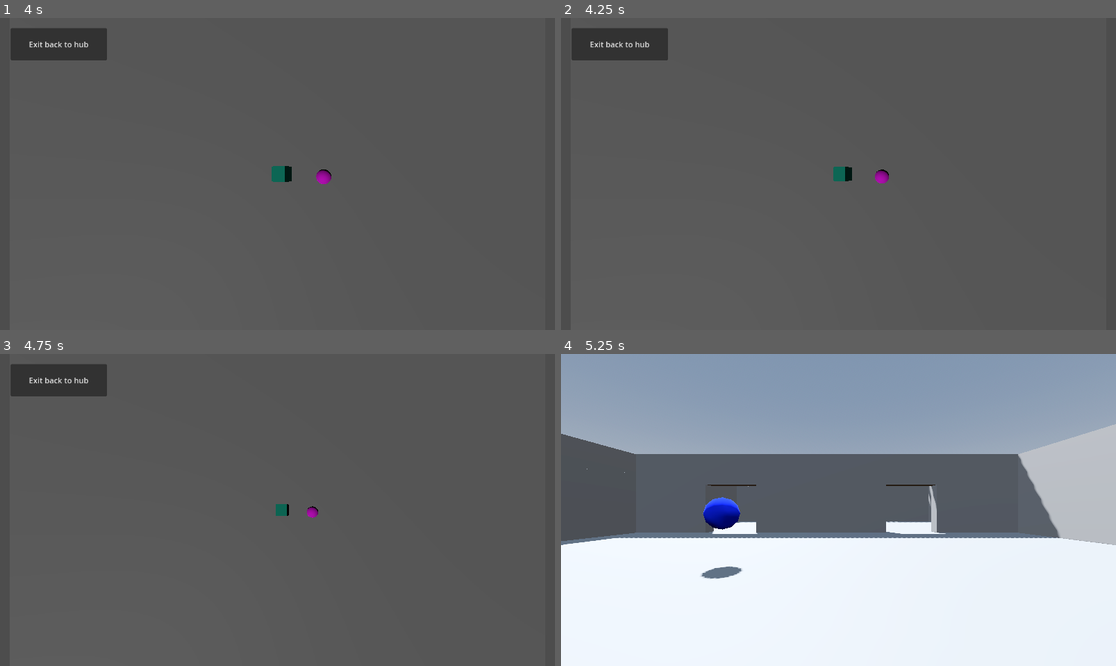
Above: before the commit, frames 1-4 (two rows, left to right).
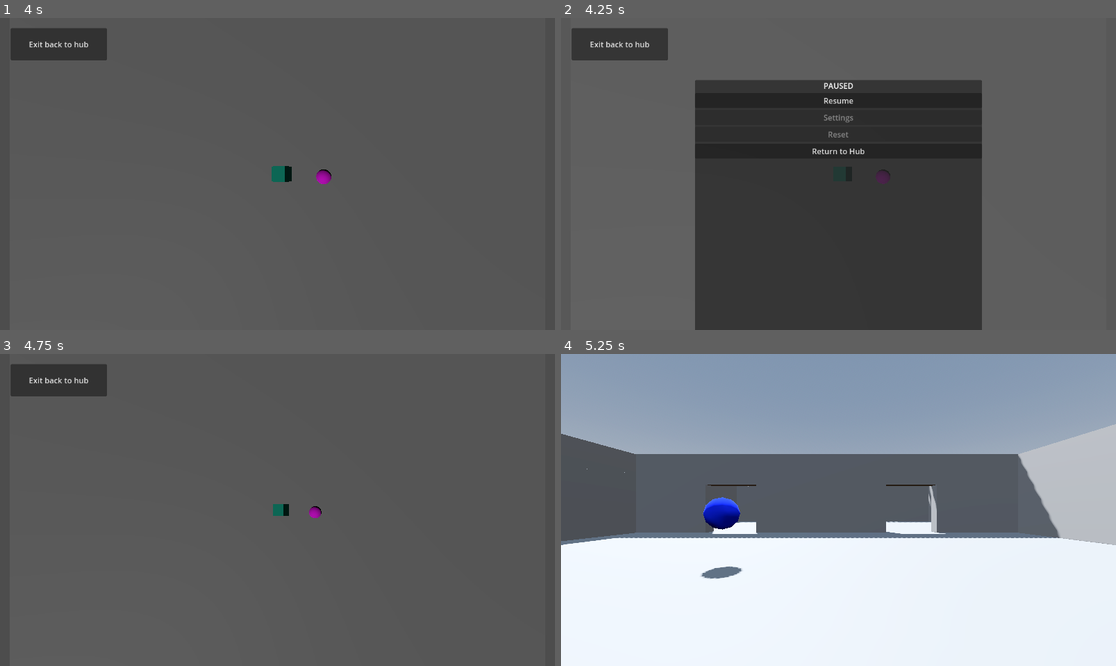
Above: after the commit, the same moments.

Repository: gingeapple182/COMP3000
Game: Godot game, scene res://Scenes/main.tscn
Two runs of this game, one before a commit and one after it. Both use one fixed random seed, a clock stepped at 60 frames per second and the inputs below.
Inputs (mouse positions are in pixels of both pictures, inside the frame that each line leads up to):
- Up to frame 1 (4 s): tap Enter (ui_accept) at 0.5, 0.77, 1.52, 2, 3.02, 3.5, 3.77 s; move the mouse to (399, 158) at 0.52 s; hold Right (ui_right) 0.53-1.28 s; hold L (switch_scene) 0.53-1.28 s; click (399, 158) at 0.67 s; move the mouse to (166, 189) at 1.27 s; hold Down (ui_down) 1.28-2.03 s; tap ` (freefly) at 1.35 s; click (166, 189) at 1.42 s; tap L (switch_scene) at 1.55, 2.3, 3.05 s; move the mouse to (288, 167) at 2.02 s; hold F (interact) 2.03-2.78 s; hold Up (ui_up) from 2.03 s (still down); click (288, 167) at 2.17 s; move the mouse to (249, 236) at 2.77 s; tap Shift (sprint) at 2.85 s; click (249, 236) at 2.92 s; move the mouse to (316, 177) at 3.52 s; hold L (switch_scene) from 3.53 s (still down); click (316, 177) at 3.67 s
- Up to frame 2 (4.25 s): keep holding Up (ui_up); keep holding L (switch_scene); tap Escape (pause, bound only after the commit) at 4.15 s
- Up to frame 3 (4.75 s): release Up (ui_up) at 4.25 s; release L (switch_scene) at 4.25 s; click (277, 435) at 4.25 s, where only the run after the commit has a clickable "Resume"
- Up to frame 4 (5.25 s): move the mouse to (672, 463) at 5.02 s; hold Left (ui_left) from 5.03 s (still down); tap L (switch_scene) at 5.1 s; click (672, 463) at 5.17 s

Frame 1 is identical in both runs. In frame 2, 41% of the frame differs, in the area x 24-76%, y 20-100%; in frame 3, less than 0.1%; in frame 4, nothing differs.

Commit message:
Prototype - Pause menu
Created pause menu
- Instanced in all scenes
- Changes buttons/button text dependant on parent scene
- Pause/resume
- Quit/return to Hub
- Inactive: Settings, Reset

Diff:
--- a/Scenes/PuzzleSceneController.gd
+++ b/Scenes/PuzzleSceneController.gd
@@ -2,7 +2,9 @@
 
 @onready var camera = $Camera3D
 @onready var exit_button = $CanvasLayer/Button
+@onready var pause_menu = $PauseMenu
 
+var is_paused := false
 var grabbed: RigidBody3D = null
 var grab_offset: Vector3 = Vector3.ZERO
 const hover_height := 5.0
@@ -37,6 +39,10 @@
 	if event.is_action_pressed("switch_scene"):
 		Input.set_mouse_mode(Input.MOUSE_MODE_CAPTURED)
 		get_tree().change_scene_to_file("res://Scenes/main.tscn")
+
+	if event.is_action_pressed("pause"):
+		Input.set_mouse_mode(Input.MOUSE_MODE_VISIBLE)
+		toggle_pause()
 
 	if event is InputEventMouseButton and event.pressed:
 		var hit = get_mouse_hit()
@@ -87,3 +93,9 @@
 func _on_button_pressed() -> void:
 	Input.set_mouse_mode(Input.MOUSE_MODE_CAPTURED)
 	get_tree().change_scene_to_file("res://Scenes/main.tscn")
+
+
+func toggle_pause():
+	is_paused = not is_paused
+	get_tree().paused = is_paused
+	pause_menu.visible = is_paused
--- a/Scenes/main.tscn
+++ b/Scenes/main.tscn
@@ -1,8 +1,9 @@
-[gd_scene load_steps=9 format=3 uid="uid://crxh6se4m0rxq"]
+[gd_scene load_steps=10 format=3 uid="uid://crxh6se4m0rxq"]
 
 [ext_resource type="Script" path="res://Scripts/main_scene.gd" id="1_qh2xr"]
 [ext_resource type="PackedScene" uid="uid://bs72ogkvdd7d6" path="res://addons/proto_controller/proto_controller.tscn" id="2_aomcw"]
 [ext_resource type="Script" path="res://Scripts/Interactable.gd" id="3_c2668"]
+[ext_resource type="PackedScene" uid="uid://n32v3jeq450r" path="res://Scenes/pause_menu.tscn" id="4_2m2wd"]
 
 [sub_resource type="ProceduralSkyMaterial" id="ProceduralSkyMaterial_cebsl"]
 sky_horizon_color = Color(0.64625, 0.65575, 0.67075, 1)
@@ -117,3 +118,7 @@
 grow_vertical = 2
 scale = Vector2(1.25, 1.25)
 text = "Press F to interact"
+
+[node name="PauseMenu" parent="." instance=ExtResource("4_2m2wd")]
+process_mode = 3
+visible = false
--- /dev/null
+++ b/Scenes/pause_menu.gd
@@ -0,0 +1,49 @@
+extends Control
+
+@onready var button_resume: Button = $PanelContainer/VBoxContainer/Button_Resume
+@onready var button_settings: Button = $PanelContainer/VBoxContainer/Button_Settings
+@onready var button_reset: Button = $PanelContainer/VBoxContainer/Button_Reset
+@onready var button_quit: Button = $PanelContainer/VBoxContainer/Button_Quit
+
+var current_scene: String
+
+func _ready() -> void:
+	process_mode = Node.PROCESS_MODE_ALWAYS
+	current_scene = get_tree().current_scene.name
+	print("Current scene: ", current_scene)
+
+	if current_scene == "Main":
+		button_quit.text = "Quit game"
+	elif current_scene.begins_with("Puzzle_") or current_scene.begins_with("Level_"):
+		button_quit.text = "Return to Hub"
+	update_pause_buttons()
+
+func _on_button_resume_pressed() -> void:
+	#Input.set_mouse_mode(Input.MOUSE_MODE_VISIBLE)
+	get_tree().paused = false
+	visible = false
+
+
+func _on_button_settings_pressed() -> void:
+	pass # Replace with function body.
+
+
+func _on_button_reset_pressed() -> void:
+	pass # Replace with function body.
+
+
+func _on_button_quit_pressed() -> void:
+	var scene = get_tree().current_scene.name
+	if scene == "Main":
+		get_tree().quit()
+	elif scene.begins_with("Puzzle_") or scene.begins_with("Level_"):
+		get_tree().change_scene_to_file("res://Scenes/main.tscn")
+
+
+func update_pause_buttons():
+	if current_scene == "Main":
+		button_reset.visible = false
+	elif current_scene.begins_with("Puzzle_") or current_scene.begins_with("Level_"):
+		button_reset.visible = true
+	else:
+		button_reset.visible = false
--- /dev/null
+++ b/Scenes/pause_menu.tscn
@@ -0,0 +1,70 @@
+[gd_scene load_steps=4 format=3 uid="uid://n32v3jeq450r"]
+
+[ext_resource type="Script" path="res://Scenes/pause_menu.gd" id="1_54ojr"]
+
+[sub_resource type="CanvasItemMaterial" id="CanvasItemMaterial_vnu5m"]
+
+[sub_resource type="Theme" id="Theme_6ajun"]
+
+[node name="PauseMenu" type="Control"]
+layout_mode = 3
+anchors_preset = 15
+anchor_right = 1.0
+anchor_bottom = 1.0
+grow_horizontal = 2
+grow_vertical = 2
+script = ExtResource("1_54ojr")
+
+[node name="ColorRect" type="ColorRect" parent="."]
+layout_mode = 0
+offset_right = 1152.0
+offset_bottom = 648.0
+color = Color(0.419813, 0.419813, 0.419813, 0.372549)
+
+[node name="PanelContainer" type="PanelContainer" parent="."]
+material = SubResource("CanvasItemMaterial_vnu5m")
+layout_mode = 1
+anchors_preset = 8
+anchor_left = 0.5
+anchor_top = 0.5
+anchor_right = 0.5
+anchor_bottom = 0.5
+offset_left = -298.0
+offset_top = -195.0
+offset_right = 298.0
+offset_bottom = 415.0
+grow_horizontal = 2
+grow_vertical = 2
+theme = SubResource("Theme_6ajun")
+
+[node name="VBoxContainer" type="VBoxContainer" parent="PanelContainer"]
+layout_mode = 2
+
+[node name="Label" type="Label" parent="PanelContainer/VBoxContainer"]
+layout_mode = 2
+text = "PAUSED"
+horizontal_alignment = 1
+
+[node name="Button_Resume" type="Button" parent="PanelContainer/VBoxContainer"]
+layout_mode = 2
+text = "Resume"
+
+[node name="Button_Settings" type="Button" parent="PanelContainer/VBoxContainer"]
+layout_mode = 2
+disabled = true
+text = "Settings"
+
+[node name="Button_Reset" type="Button" parent="PanelContainer/VBoxContainer"]
+layout_mode = 2
+disabled = true
+text = "Reset"
+
+[node name="Button_Quit" type="Button" parent="PanelContainer/VBoxContainer"]
+layout_mode = 2
+text = "Quit
+"
+
+[connection signal="pressed" from="PanelContainer/VBoxContainer/Button_Resume" to="." method="_on_button_resume_pressed"]
+[connection signal="pressed" from="PanelContainer/VBoxContainer/Button_Settings" to="." method="_on_button_settings_pressed"]
+[connection signal="pressed" from="PanelContainer/VBoxContainer/Button_Reset" to="." method="_on_button_reset_pressed"]
+[connection signal="pressed" from="PanelContainer/VBoxContainer/Button_Quit" to="." method="_on_button_quit_pressed"]
--- a/Scenes/puzzle_test.tscn
+++ b/Scenes/puzzle_test.tscn
@@ -1,6 +1,7 @@
-[gd_scene load_steps=10 format=3 uid="uid://cely1nigw5ulo"]
+[gd_scene load_steps=11 format=3 uid="uid://cely1nigw5ulo"]
 
 [ext_resource type="Script" path="res://Scenes/PuzzleSceneController.gd" id="1_i4ntq"]
+[ext_resource type="PackedScene" uid="uid://n32v3jeq450r" path="res://Scenes/pause_menu.tscn" id="2_g175n"]
 
 [sub_resource type="BoxShape3D" id="BoxShape3D_n4eam"]
 size = Vector3(50, 1, 50)
@@ -76,4 +77,8 @@
 offset_bottom = 88.0
 text = "Exit back to hub"
 
+[node name="PauseMenu" parent="." instance=ExtResource("2_g175n")]
+process_mode = 3
+visible = false
+
 [connection signal="pressed" from="CanvasLayer/Button" to="." method="_on_button_pressed"]
--- a/Scripts/main_scene.gd
+++ b/Scripts/main_scene.gd
@@ -1,11 +1,27 @@
 extends Node3D
 
+@onready var pause_menu = $PauseMenu
+
+var is_paused := false
 
 # Called when the node enters the scene tree for the first time.
 func _ready() -> void:
 	pass # Replace with function body.
 
 
+func _input(event):
+	if event.is_action_pressed("pause"):
+		Input.set_mouse_mode(Input.MOUSE_MODE_VISIBLE)
+		toggle_pause()
+
+
 # Called every frame. 'delta' is the elapsed time since the previous frame.
 func _process(delta: float) -> void:
+
 	pass
+
+
+func toggle_pause():
+	is_paused = not is_paused
+	get_tree().paused = is_paused
+	pause_menu.visible = is_paused
--- a/project.godot
+++ b/project.godot
@@ -63,6 +63,11 @@
 "events": [Object(InputEventKey,"resource_local_to_scene":false,"resource_name":"","device":-1,"window_id":0,"alt_press …(192 unchanged characters)…
 ]
 }
+pause={
+"deadzone": 0.5,
+"events": [Object(InputEventKey,"resource_local_to_scene":false,"resource_name":"","device":-1,"window_id":0,"alt_pressed":false,"shift_pressed":false,"ctrl_pressed":false,"meta_pressed":false,"pressed":false,"keycode":0,"physical_keycode":4194305,"key_label":0,"unicode":0,"location":0,"echo":false,"script":null)
+]
+}
 
 [navigation]
 
